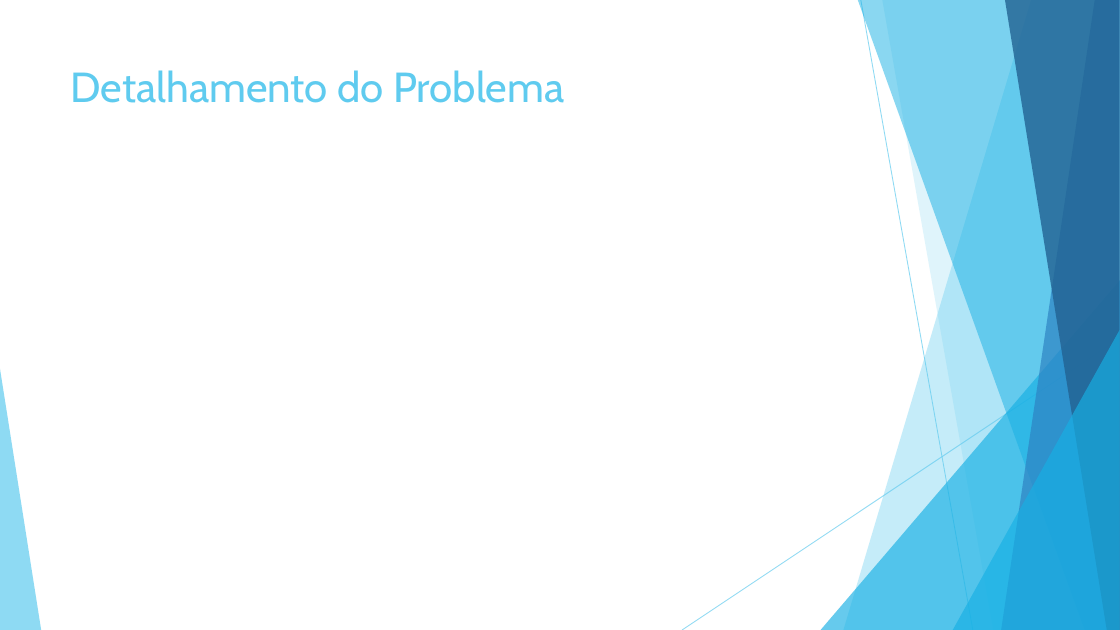
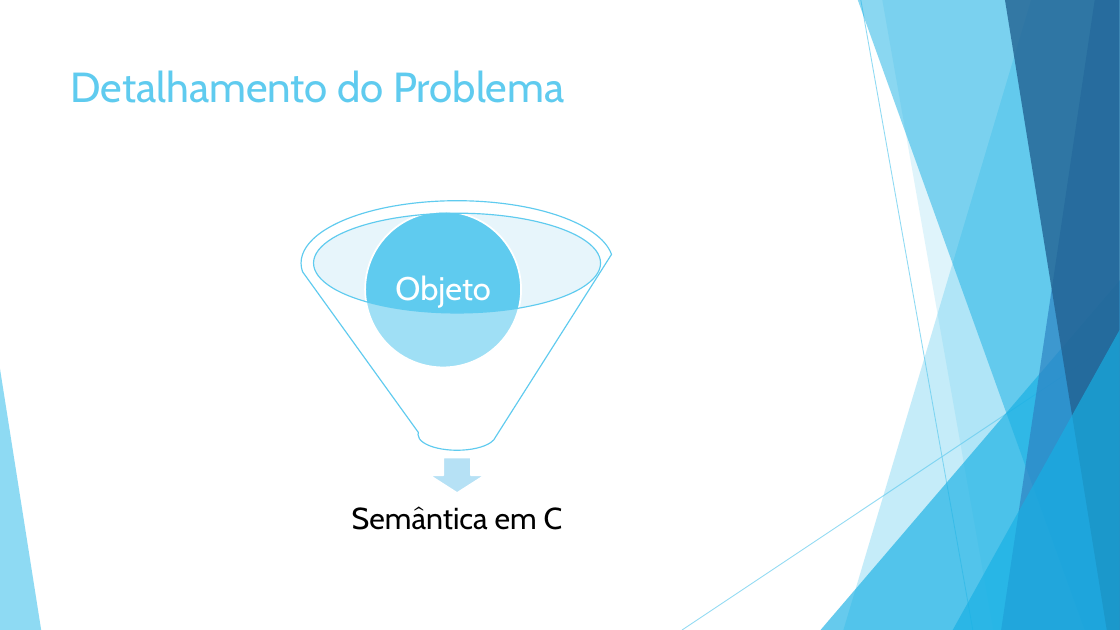
Before and after one commit to compilerjava2c/java2c, a slide deck: slide 7 of Ponto de Controle/PC2/Compiladores – java2c.pptx. Drawn at 1120x630 pixels with LibreOffice and Linux fonts; fonts in the diff are those of the drawing. Boxes give left, top, right and bottom in pixels: in the first picture for what was removed or moved away, otherwise in the second. Text is boxed around its words. In the diff, an @@ line names an element or a change of style, - is before the commit and + after.

```diff
--- a/Ponto de Controle/PC2/Compiladores – java2c.pptx
+++ b/Ponto de Controle/PC2/Compiladores – java2c.pptx
@@ group added at [301,201,613,530]: 2 ellipses, 2 texts, 1 down arrow, 1 funnel @@
+Semântica em C
+Objeto
```
Also in this commit, not shown: 1 other slide changed, 1 slide added, 2 slides removed, 2 other files.
